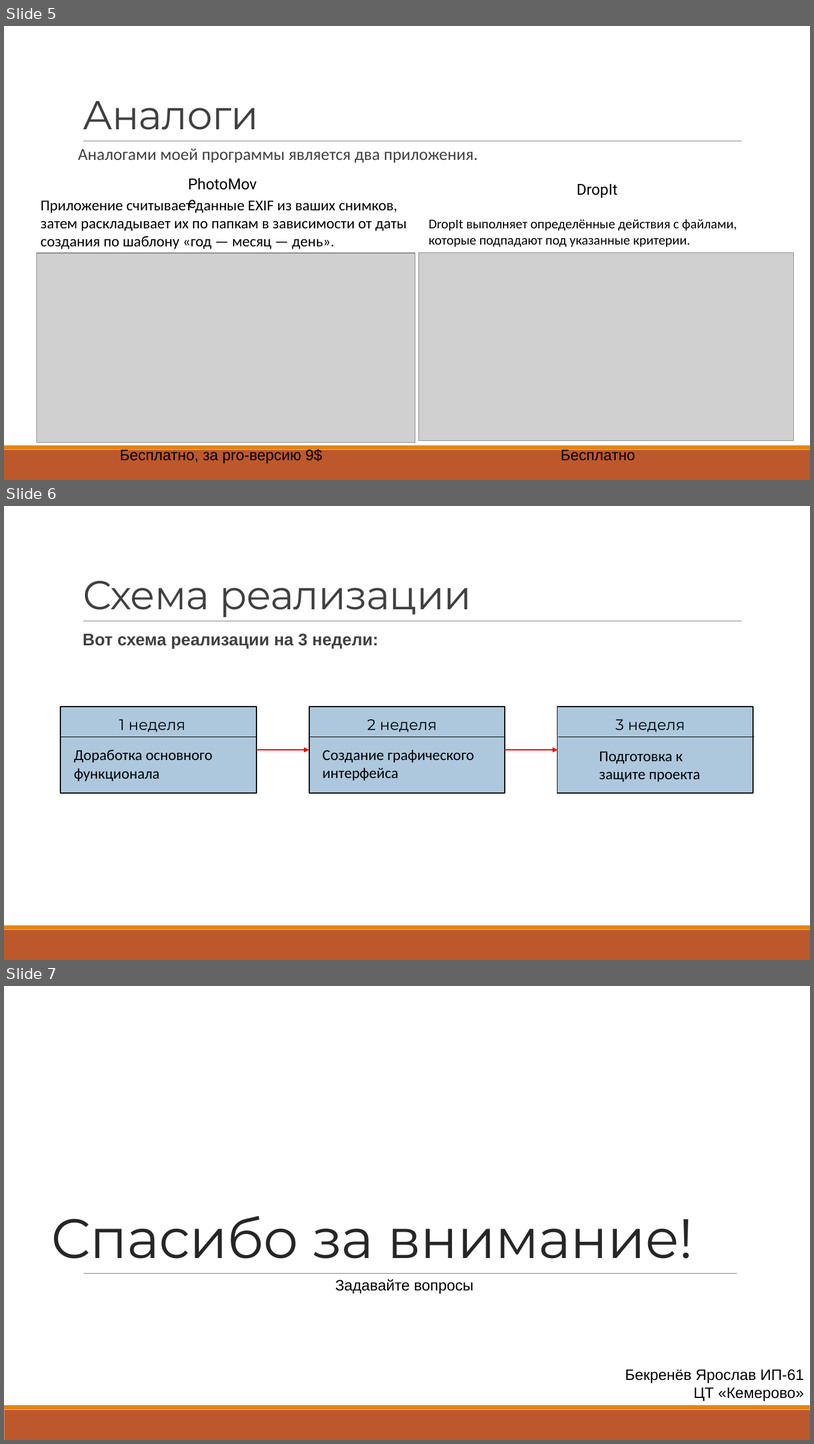
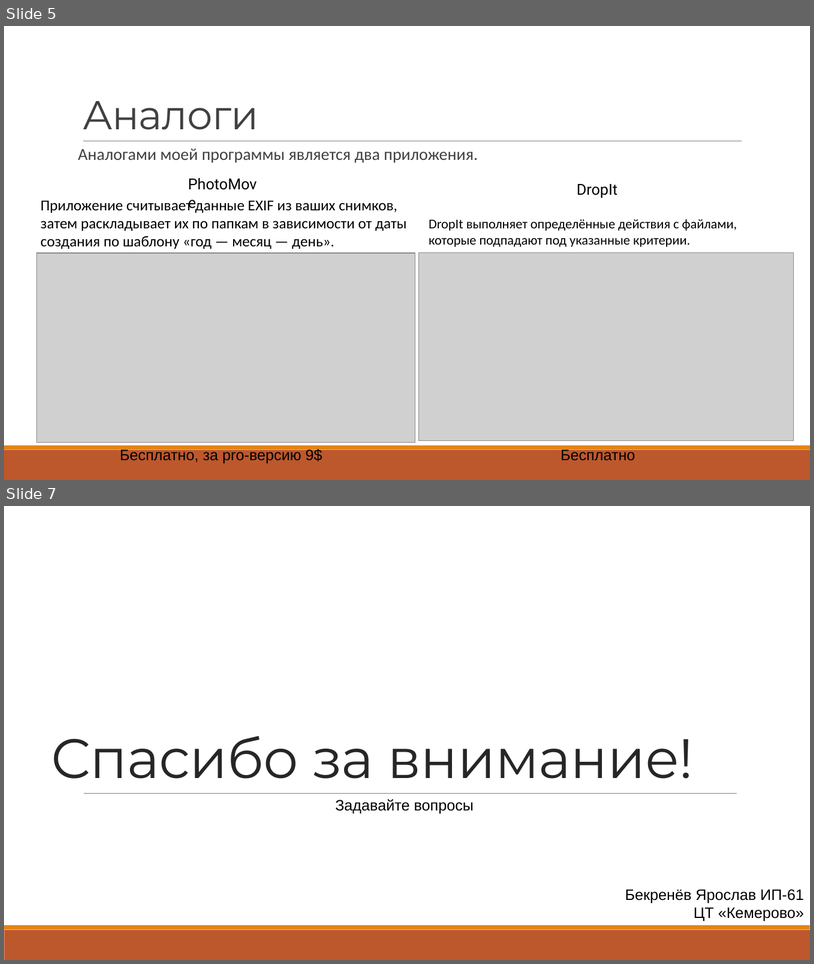
Before and after one commit to yarikbekrenev/Just-File-Manager, a slide deck: Just File Manager.pptx. Shown one above the other, each under a label of ours: slides 5, 6 and 7 before the commit, slides 5 and 7 after it; the slides between them are not shown. The pictures are 814x1444 and 814x964 pixels, drawn with LibreOffice and Linux fonts; fonts in the diff are those of the drawing; grey boxes stand for pictures. Boxes give left, top, right and bottom in pixels: in the first picture for what was removed or moved away, otherwise in the second. Text is boxed around its words. In the diff, an @@ line names an element or a change of style, - is before the commit and + after.

```diff
--- a/Just File Manager.pptx
+++ b/Just File Manager.pptx
@@ slide 6 removed at [4, 506, 810, 960], background #FFFFFF; not listed: 3 template elements that a slide beside it also shows @@
@@ title removed at [83, 580, 472, 617] @@
-Схема реализации
@@ text removed at [83, 633, 378, 648] @@
-  Вот схема реализации на 3 недели:
@@ rectangle removed at [61, 706, 257, 793] @@
@@ text removed at [119, 719, 186, 732] @@
-1 неделя
@@ rectangle removed at [309, 706, 506, 793] @@
@@ text removed at [368, 719, 437, 732] @@
-2 неделя
@@ rectangle removed at [558, 706, 753, 793] @@
@@ text removed at [616, 719, 685, 732] @@
-3 неделя
@@ line removed from (61, 736) to (257, 736) @@
@@ line removed from (309, 736) to (506, 736) @@
@@ line removed from (559, 736) to (755, 736) @@
@@ text removed at [74, 750, 212, 781] @@
-Доработка основного функционала
@@ arrow removed from (257, 750) to (309, 750) @@
@@ text removed at [323, 750, 474, 780] @@
-Создание графического интерфейса
@@ arrow removed from (506, 750) to (558, 750) @@
@@ text removed at [599, 751, 701, 781] @@
-Подготовка к защите проекта
```
Also in this commit, not shown: 1 slide added.
